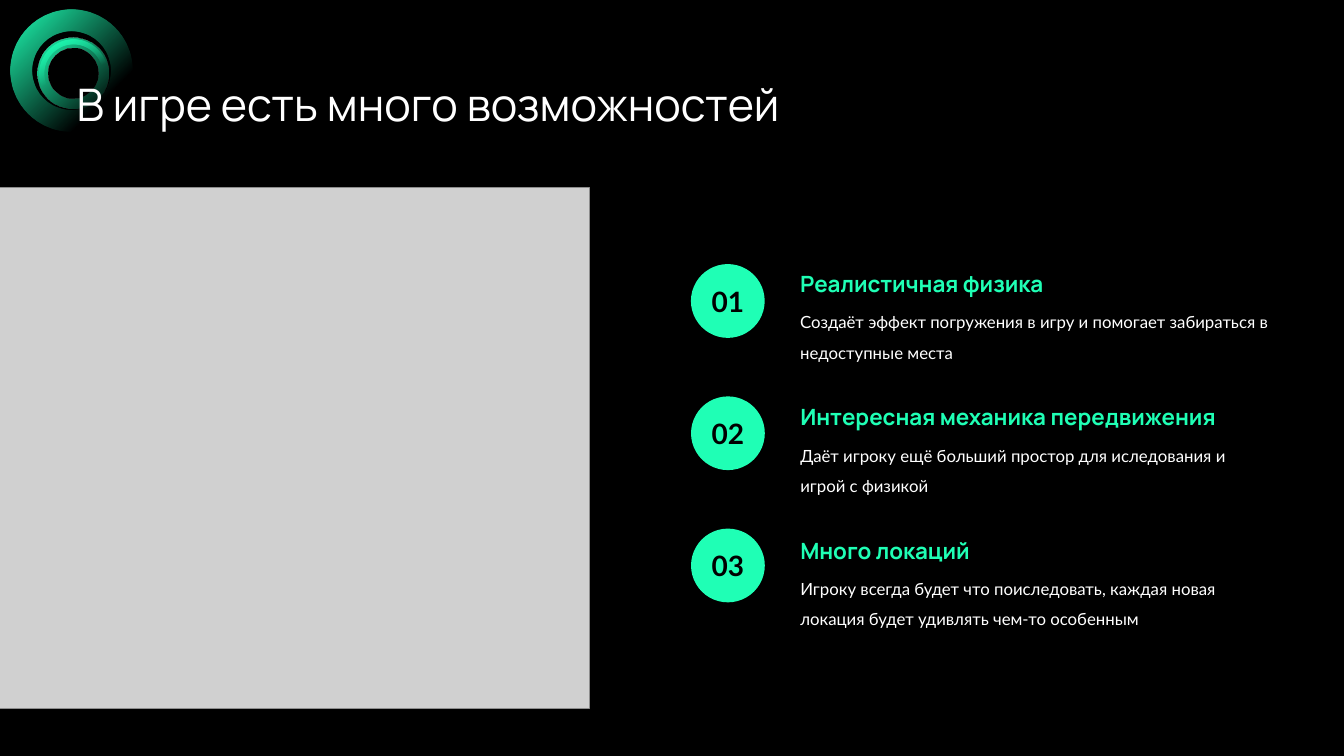
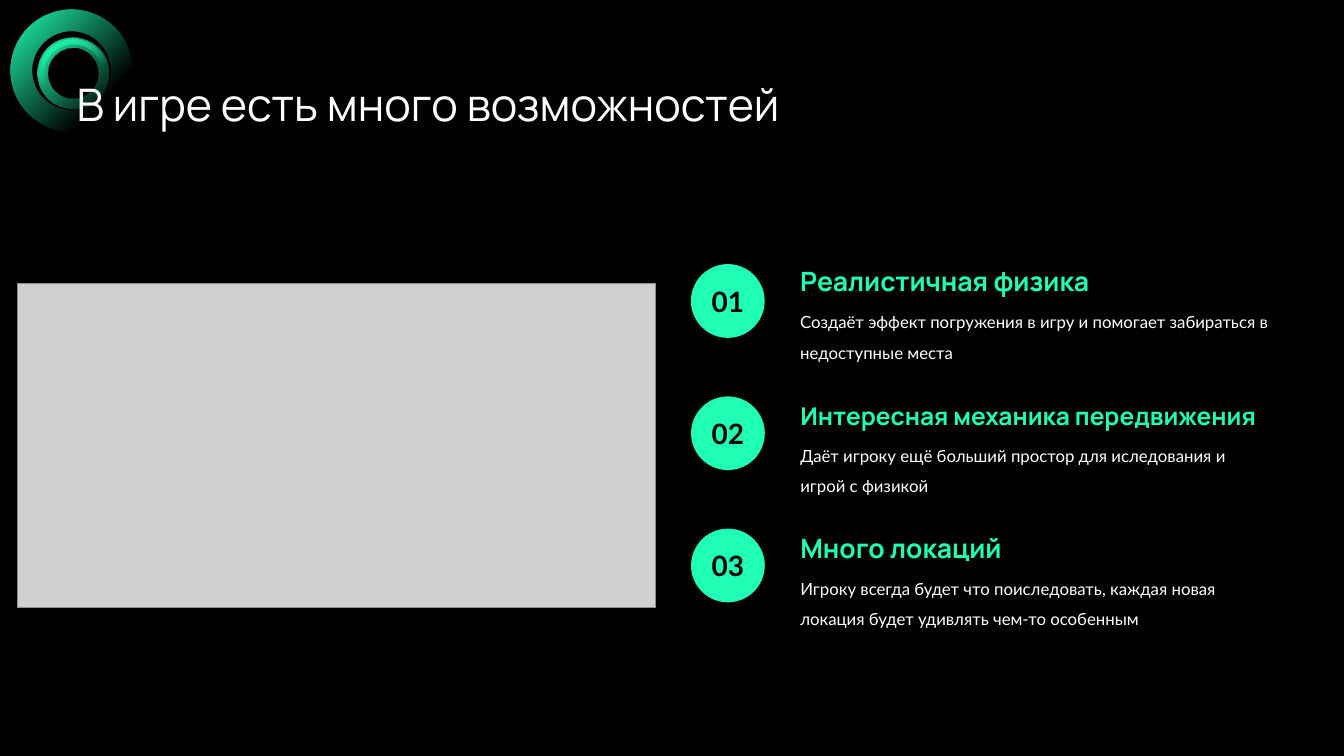
Before and after one commit to VERY-py/DomE, a slide deck: slide 3 of CUBE.pptx. Drawn at 1344x756 pixels with LibreOffice and Linux fonts; fonts in the diff are those of the drawing; grey boxes stand for pictures. Boxes give left, top, right and bottom in pixels: in the first picture for what was removed or moved away, otherwise in the second. Text is boxed around its words. In the diff, an @@ line names an element or a change of style, - is before the commit and + after.

```diff
--- a/CUBE.pptx
+++ b/CUBE.pptx
@@ text "Реалистичная физика" at <box>800,272,1090,297</box>: size 16 to 19 pt @@
@@ picture: place and size @@
-picture at <box>0,188,590,709</box>
+picture at <box>17,283,655,608</box>
@@ text "Интересная механика передвижения" at <box>800,407,1256,431</box>: size 16 to 17.5 pt @@
@@ text "Много локаций" at <box>800,538,1002,561</box>: size 16 to 19 pt @@
```
Also in this commit, not shown: 5 other slides changed, 17 other files.
